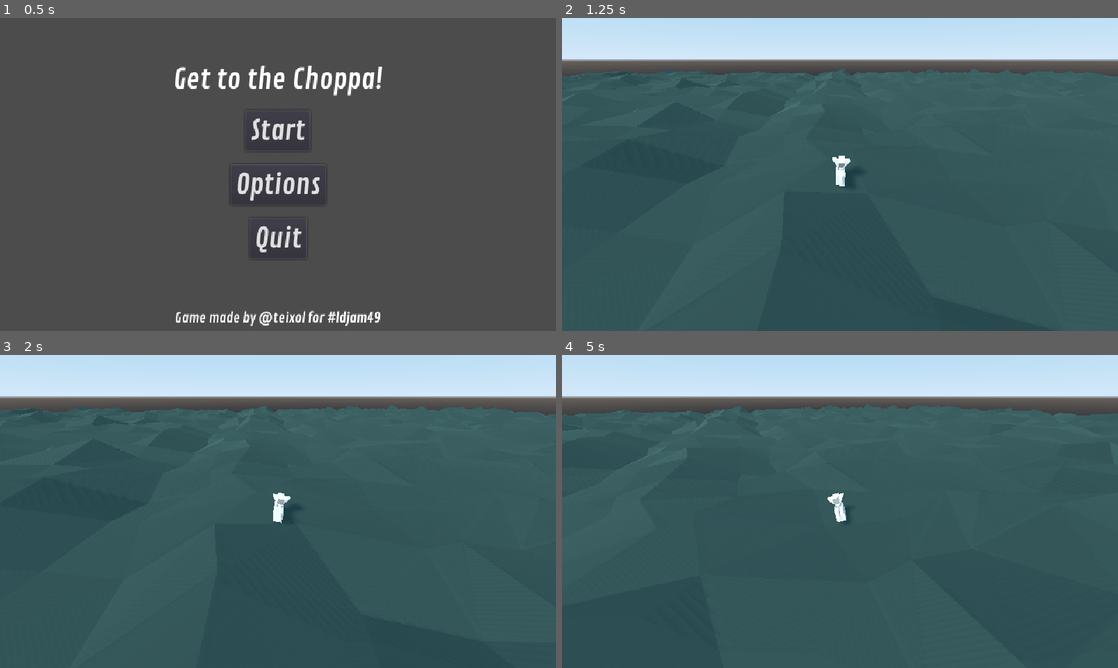
Above: before the commit, frames 1-4 (two rows, left to right).
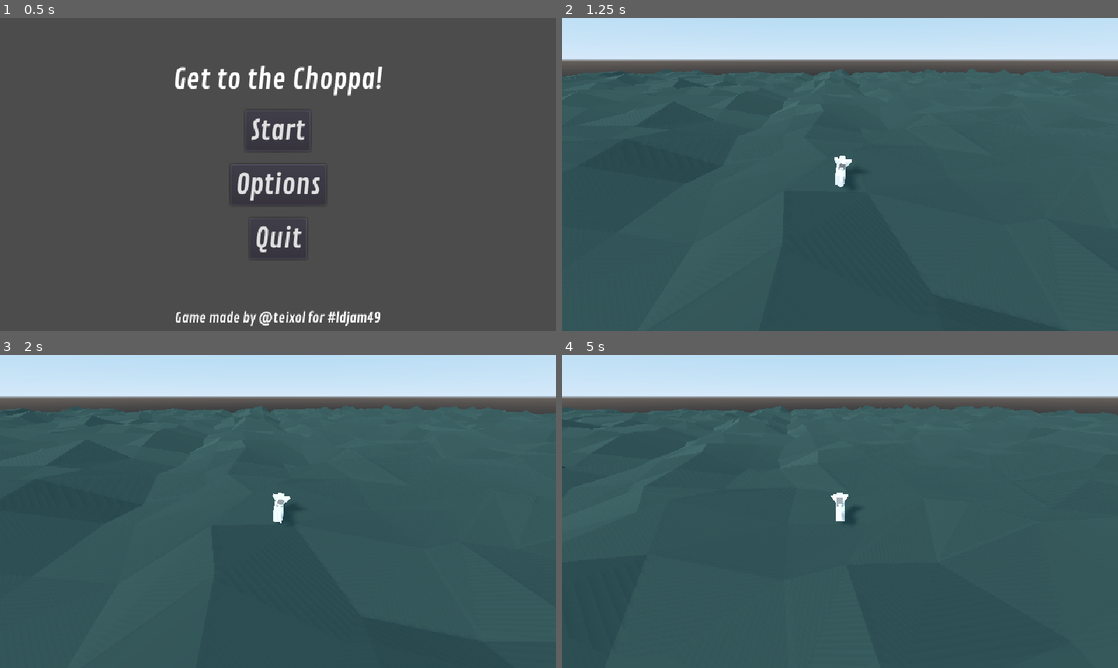
Above: after the commit, the same moments.

Repository: guilhermehto/chopper-rescue
Game: Godot game, scene res://interface/MainMenu.tscn
The game is run twice, just before and just after one commit, with the same random seed, the same clock (stepped at 60 frames per second) and the same inputs.
Inputs:
- Up to frame 1 (0.5 s): no input
- Up to frame 2 (1.25 s): click "Start" at 0.5 s
- Up to frame 3 (2 s): hold Right (cyclic_right) from 1.28 s (still down)
- Up to frame 4 (5 s): release Right (cyclic_right) at 2.03 s; hold S (collective_down) 2.03-2.78 s; hold Right (cyclic_right) 2.78-3.53 s; hold W (collective_up) 3.53-4.28 s; hold Left (cyclic_left) from 4.28 s (still down)

Frame 1 is identical in both runs. In frame 2, 0.2% of the frame differs, in the area x 0-99%, y 16-54%; in frame 3, 0.3%; in frame 4, 0.7%, in the area x 0-100%, y 15-54%.

Commit message:
Revert "Move to integrate forces"
This reverts commit d513859f9ccc3d3d148731690d3b8abc8e0455bb.

Diff:
--- a/entities/chopper/PhysicsChopper.gd
+++ b/entities/chopper/PhysicsChopper.gd
@@ -2,52 +2,28 @@
 
 #const COLLECTIVE_SPEED: float = 0.3 # how quickly the collective goes up and down
 const COLLECTIVE_SPEED: float = 0.8 # how quickly the collective goes up and down
-const MAX_ROTATION: float = deg2rad(20.0)
 
 export var engine_force: float = 6000
 export var tail_engine_force: float = 3000
-export var yaw_force: float = 3000
-export var pitch_force: float = 8000
-export var roll_force: float = 2000
 
 var collective: float = 0 setget _set_collective
 
-func _integrate_forces(state: PhysicsDirectBodyState) -> void:
-
-	if rotation.z >= MAX_ROTATION and angular_velocity.z > 0:
-		angular_velocity.z = 0
-		rotation.z = MAX_ROTATION
-	elif rotation.z <= -MAX_ROTATION and angular_velocity.z < 0:
-		angular_velocity.z = 0
-		rotation.z = -MAX_ROTATION
-
-	if rotation.x >= MAX_ROTATION and angular_velocity.x > 0:
-		angular_velocity.x = 0
-		rotation.x = MAX_ROTATION
-	elif rotation.x <= -MAX_ROTATION and angular_velocity.x < 0:
-		angular_velocity.x = 0
-		rotation.x = -MAX_ROTATION
-
-
 func _physics_process(delta: float) -> void:
 	self.collective = collective + (float(Input.is_action_pressed("collective_up")) - float(Input.is_action_pressed("collective_down"))) * COLLECTIVE_SPEED * delta
-	add_force(Vector3.UP * engine_force * collective, Vector3.ZERO)
+	add_force(global_transform.basis.y * engine_force * collective, Vector3.ZERO)
 
 	var pedal_rotation = Input.get_action_strength("pedal_left") - Input.get_action_strength("pedal_right")
-	add_torque(global_transform.basis.y * yaw_force * pedal_rotation)
+	add_torque(global_transform.basis.y * tail_engine_force * pedal_rotation)
 
 	var cyclic = Vector2(
 		Input.get_action_strength("cyclic_backward") - Input.get_action_strength("cyclic_forward"),
 		Input.get_action_strength("cyclic_right") - Input.get_action_strength("cyclic_left")
 	)
-	if rotation.z < MAX_ROTATION and rotation.z > -MAX_ROTATION:
-		add_torque(-global_transform.basis.z * roll_force * cyclic.y)
-	if rotation.x < MAX_ROTATION and rotation.x > -MAX_ROTATION:
-		add_torque(global_transform.basis.x * pitch_force * cyclic.x)
 
-#	var forward_force = Vector3.UP.dot(Vector3(0, rotation.x, 0))
-	var forward_force = rotation.x / MAX_ROTATION
-	print(forward_force)
+	add_torque(-global_transform.basis.z * tail_engine_force / 2 * cyclic.y)
+	add_torque(global_transform.basis.x * tail_engine_force * cyclic.x)
+
+	var forward_force = Vector3.UP.dot(Vector3(0, rotation.x, 0))
 	add_force(global_transform.basis.z.rotated(global_transform.basis.x, 0) * engine_force * 2 * forward_force, Vector3.ZERO)
 
 	var side_force = -Vector3.UP.dot(Vector3(0, rotation.z, 0))
--- a/game/Game.tscn
+++ b/game/Game.tscn
@@ -19,7 +19,6 @@
 albedo_color = Color( 1, 0.419608, 0.419608, 1 )
 
 [sub_resource type="PhysicsMaterial" id=6]
-friction = 50.0
 
 [node name="Game" type="Node"]
 
@@ -172,7 +171,7 @@
 [node name="PhysicsChopper" parent="." instance=ExtResource( 1 )]
 transform = Transform( 1, 0, 0, 0, 1, 0, 0, 0, 1, 0, 4, 0 )
 physics_material_override = SubResource( 6 )
-angular_damp = 2.0
+linear_damp = 1.0
 engine_force = 16000.0
 tail_engine_force = 2000.0
 
--- a/project.godot
+++ b/project.godot
@@ -87,7 +87,6 @@
 [physics]
 
 common/enable_pause_aware_picking=true
-3d/physics_engine="Bullet"
 
 [rendering]
 
